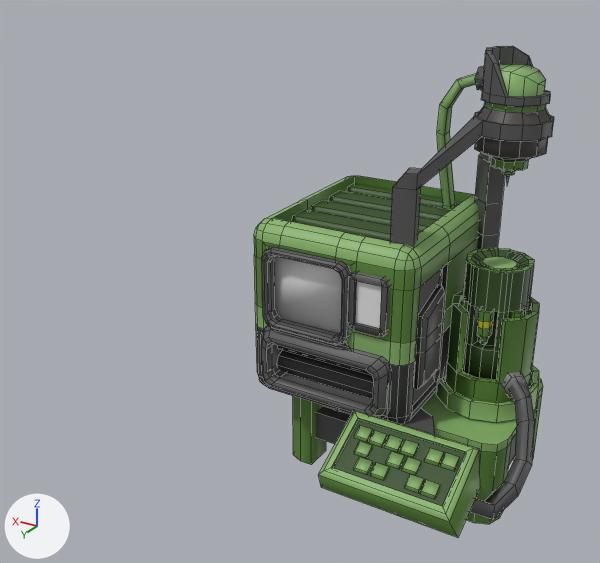
The FBX model Assets/Art/Models/Furniture/Machines/Botany/Biogenerator.fbx as it was, and as the next commit left it.
One viewpoint serves both versions: a 50 mm lens placed at (-0.93, 2.2, 1.72), pointed at (0.39, -0.01, 0.61). The lights are fixed; the arrows at lower left show +X, +Y and +Z. Mesh edges are drawn as thin lines. Where no turn or scale is listed for an object, it has been applied to the vertices.

Objects in the first picture: 'Biogenerator'.
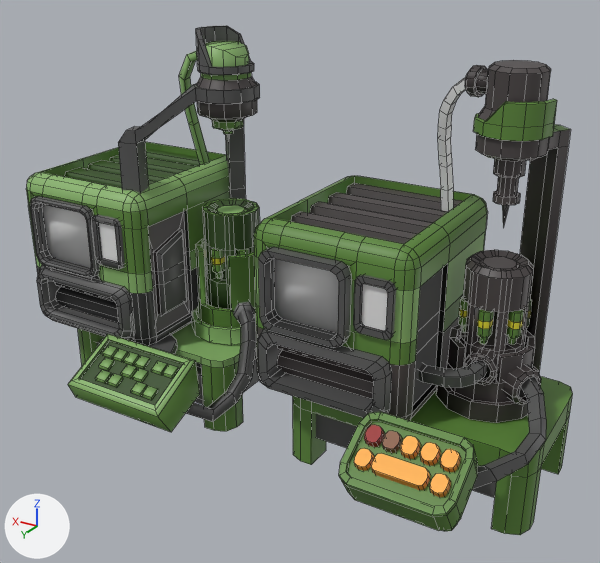
The newer file is also turned or shifted as a whole; pictures and numbers use the older file's frame.

Location of each change, [x1, y1, x2, y2] in pixels of the pictures (600 x 563 px; the box of a moved part takes in the faces that stretch with it):
'Biogenerator', reshaped (6% wider)
    before: [254, 46, 554, 538]
    after: [254, 60, 573, 535]
'Biogenerator Old', added
    after: [26, 25, 260, 432]
    faces in mat_palette05 (picture img_palette05_png): [26, 25, 260, 432]
    faces in mat_palette05_emission (white #e7e7e7): [42, 204, 118, 268]
part 1 of me_biogenerator, moved or reshaped (not visible before)
    after: [419, 360, 487, 388]
part 2 of me_biogenerator, moved or reshaped (not visible afterwards)
    before: [509, 434, 516, 464]
part 3 of me_biogenerator, rebuilt
    before: [390, 46, 554, 249]
    after: [473, 60, 571, 371]
part 4 of me_biogenerator, rebuilt
    before: [437, 73, 477, 209]
    after: [438, 77, 466, 212]
part 5 of me_biogenerator, rebuilt
    before: [348, 272, 390, 337]
    after: [354, 275, 396, 340]
part 6 of me_biogenerator, rebuilt (15% wider, 19% shorter)
    before: [470, 380, 534, 520]
    after: [472, 377, 546, 490]
part 7 of me_biogenerator, rebuilt (14% narrower, 6% shorter)
    before: [319, 411, 480, 538]
    after: [339, 412, 477, 531]
part 8 of me_biogenerator, rebuilt
    before: [475, 66, 484, 91]
    after: [465, 65, 488, 97]
part 9 of me_biogenerator, deleted (green)
    before: [354, 408, 460, 499]
part 10 of me_biogenerator, moved or reshaped
    before: [261, 183, 543, 524]
    after: [258, 183, 573, 535]
part 11 of me_biogenerator, surface changed
    both: [254, 176, 539, 423]

What the commit changed:
Material 'Palette05 Glass' (mat_palette05_glass) is new.
Its base color is (0.8, 0.8, 0.8) (white #e7e7e7).
Its roughness is 0.4.
me_biogenerator is used by ob_biogenerator; location (0.0, 0.0, 0.0); rotation (1.571, 0.0, -3.142), in degrees (90, 0, -180).
me_biogenerator had 1820 vertices, 1537 faces and spanned x -0.466..0.465, y 0.005..1.398, z -0.463..0.457.
me_biogenerator now has 2015 vertices, 1663 faces and spans x -0.466..0.487, y 0.005..1.361, z -0.463..0.48.
me_biogenerator part 1: the loose piece of 32 vertices spanning x 0.055..0.233, y 0.558..0.62, z -0.364..-0.239 is turned -180 degrees about the x axis through its middle and scaled by 1.25, then moved by (0.014, -0.126, 0.323).
me_biogenerator part 2: the loose piece of 8 vertices spanning x 0.309..0.355, y 0.1..0.202, z -0.269..0.037 is moved by (0.085, 0.0, 0.0).
me_biogenerator part 3: the loose piece of 256 vertices spanning x 0.001..0.353, y 0.294..1.398, z -0.388..0.17 is rebuilt with 219 vertices and now spans x 0.13..0.374, y 0.284..1.361, z -0.313..-0.022.
me_biogenerator part 4: the loose piece of 32 vertices spanning x -0.021..0.137, y 0.674..1.327, z -0.337..-0.163 is rebuilt with 52 vertices and now spans x -0.017..0.141, y 0.674..1.327, z -0.332..-0.158, in mat_palette05_glass (white #e7e7e7).
me_biogenerator part 5: the loose piece of 32 vertices spanning x -0.082..0.042, y 0.618..0.8, z 0.204..0.231 is rebuilt with 48 vertices and now spans x -0.062..0.061, y 0.614..0.796, z 0.204..0.231.
me_biogenerator part 6: the loose piece of 28 vertices spanning x 0.29..0.465, y 0.13..0.455, z -0.082..0.348 is rebuilt with 28 vertices and now spans x 0.258..0.487, y 0.196..0.46, z -0.111..0.301.
me_biogenerator part 7: the loose piece of 20 vertices spanning x -0.062..0.368, y 0.174..0.364, z 0.246..0.457 is rebuilt with 84 vertices and now spans x 0.011..0.36, y 0.135..0.401, z 0.203..0.48.
me_biogenerator part 8: the loose piece of 12 vertices spanning x 0.115..0.169, y 1.275..1.34, z -0.212..-0.13 is rebuilt with 84 vertices and now spans x 0.086..0.172, y 1.255..1.341, z -0.216..-0.129.
me_biogenerator part 9: 17 loose pieces with 164 vertices, spanning x -0.002..0.313, y 0.272..0.621, z -0.368..0.412, are deleted.
me_biogenerator part 10: 139 vertices moved from x -0.466..0.383, y 0.005..0.822, z -0.384..0.367 to x -0.466..0.481, y 0.005..0.822, z -0.384..0.367; 162 vertices removed from x -0.39..0.391, y 0.005..0.863, z -0.422..0.253; 386 vertices added at x -0.393..0.421, y 0.217..0.863, z -0.392..0.435.
me_biogenerator part 11: 606 kept faces spanning x -0.466..0.481, y 0.217..0.889, z -0.463..0.254 get new texture (UV) coordinates.
me_biogenerator now uses material mat_palette05_glass (white #e7e7e7).
Mesh me_biogenerator_003 is new.
It has 1820 vertices, 1537 faces and spans x -0.465..0.466, y -0.463..0.457, z 0.005..1.398.
Faces by material slot: [1535, 2].
It uses material mat_palette05 (picture img_palette05_png).
It uses material mat_palette05_emission (white #e7e7e7).
Object 'Biogenerator Old' (ob_biogenerator_old) is new; it shows me_biogenerator_003.
Its location is (1.0, 0.0, 0.0).
